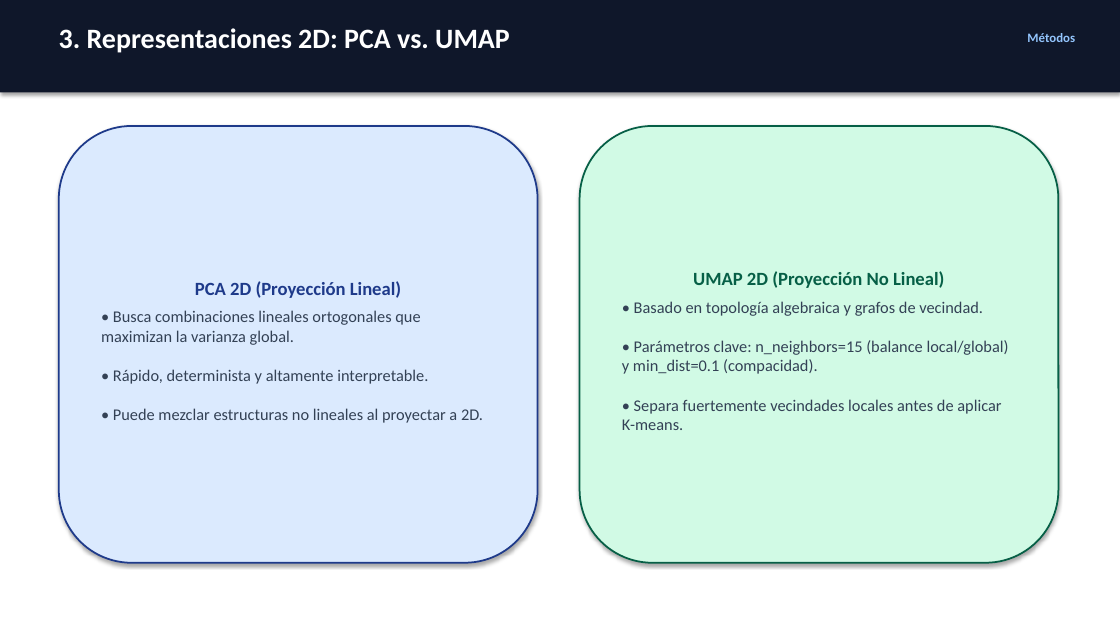
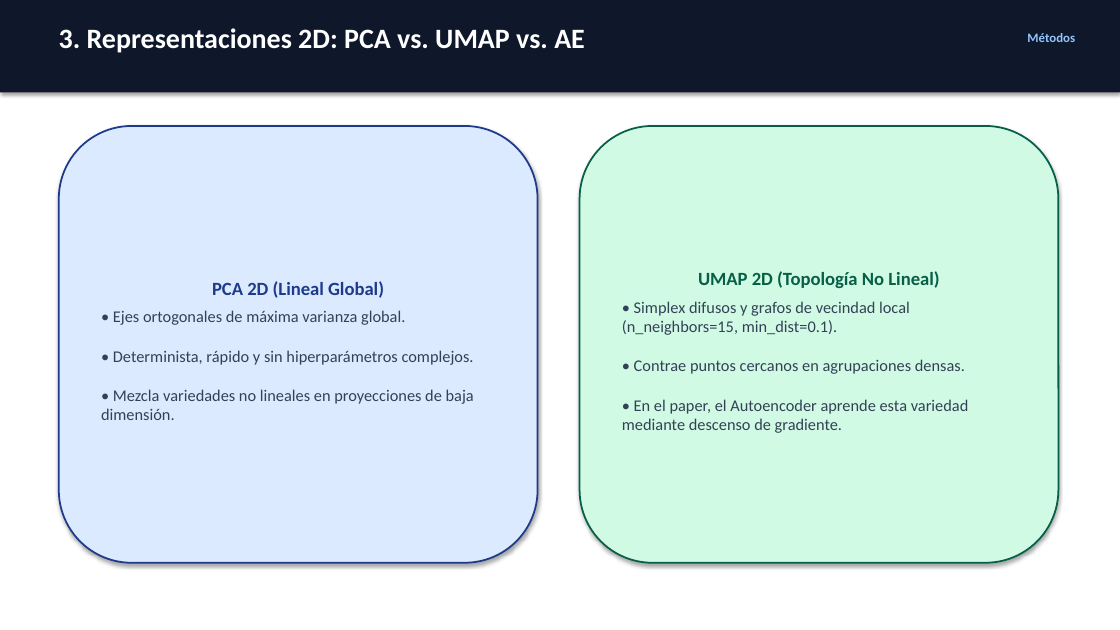
Before and after one commit to SeverichAxl/Autoencoder_UMAP_Clustering, a slide deck: slide 4 of entregables/Presentacion_Grupo3_Autoencoder_UMAP.pptx. Drawn at 1120x630 pixels with LibreOffice and Linux fonts; fonts in the diff are those of the drawing. Boxes give left, top, right and bottom in pixels: in the first picture for what was removed or moved away, otherwise in the second. Text is boxed around its words. In the diff, an @@ line names an element or a change of style, - is before the commit and + after.

Commit message:
feat: completar datos oficiales del paper Parametric UMAP (Sainburg et al., 2021) en informe, diapositivas y preguntas

```diff
--- a/entregables/Presentacion_Grupo3_Autoencoder_UMAP.pptx
+++ b/entregables/Presentacion_Grupo3_Autoencoder_UMAP.pptx
@@ text at <box>59,28,585,53</box>: text changed @@
-3. Representaciones 2D: PCA vs. UMAP
+3. Representaciones 2D: PCA vs. UMAP vs. AE
@@ text in rounded rectangle at <box>101,281,474,420</box>: text changed @@
-PCA 2D (Proyección Lineal)
-• Busca combinaciones lineales ortogonales que maximizan la varianza global.
-• Rápido, determinista y altamente interpretable.
-• Puede mezclar estructuras no lineales al proyectar a 2D.
+PCA 2D (Lineal Global)
+• Ejes ortogonales de máxima varianza global.
+• Determinista, rápido y sin hiperparámetros complejos.
+• Mezcla variedades no lineales en proyecciones de baja dimensión.
@@ text in rounded rectangle at <box>622,271,969,433</box>: text changed @@
-UMAP 2D (Proyección No Lineal)
-• Basado en topología algebraica y grafos de vecindad.
-• Parámetros clave: n_neighbors=15 (balance local/global) y min_dist=0.1 (compacidad).
-• Separa fuertemente vecindades locales antes de aplicar K-means.
+UMAP 2D (Topología No Lineal)
+• Simplex difusos y grafos de vecindad local (n_neighbors=15, min_dist=0.1).
+• Contrae puntos cercanos en agrupaciones densas.
+• En el paper, el Autoencoder aprende esta variedad mediante descenso de gradiente.
```
Also in this commit, not shown: 9 other slides changed, 1 slide added, 1 slide removed, 8 other files.
